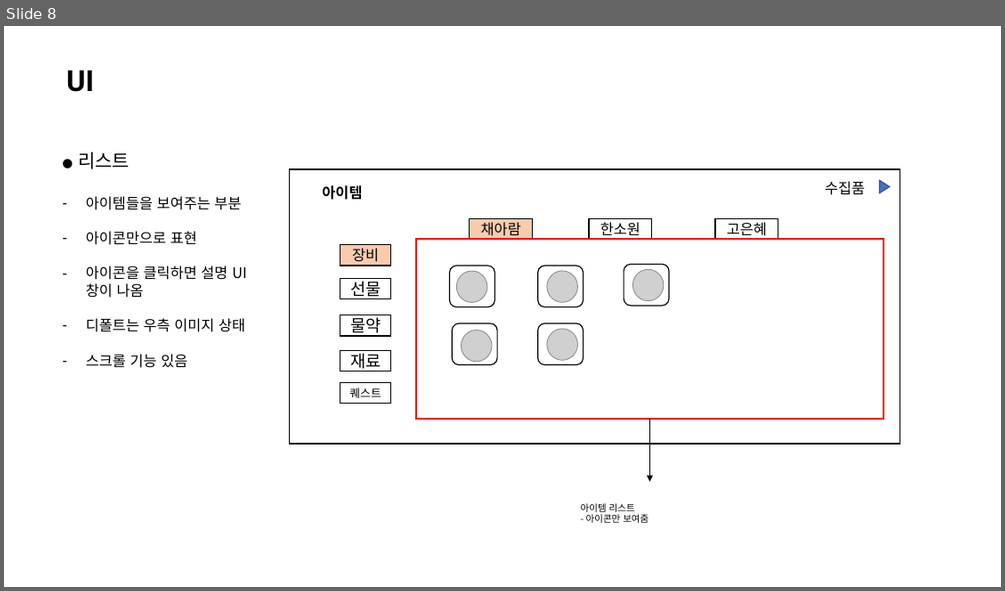
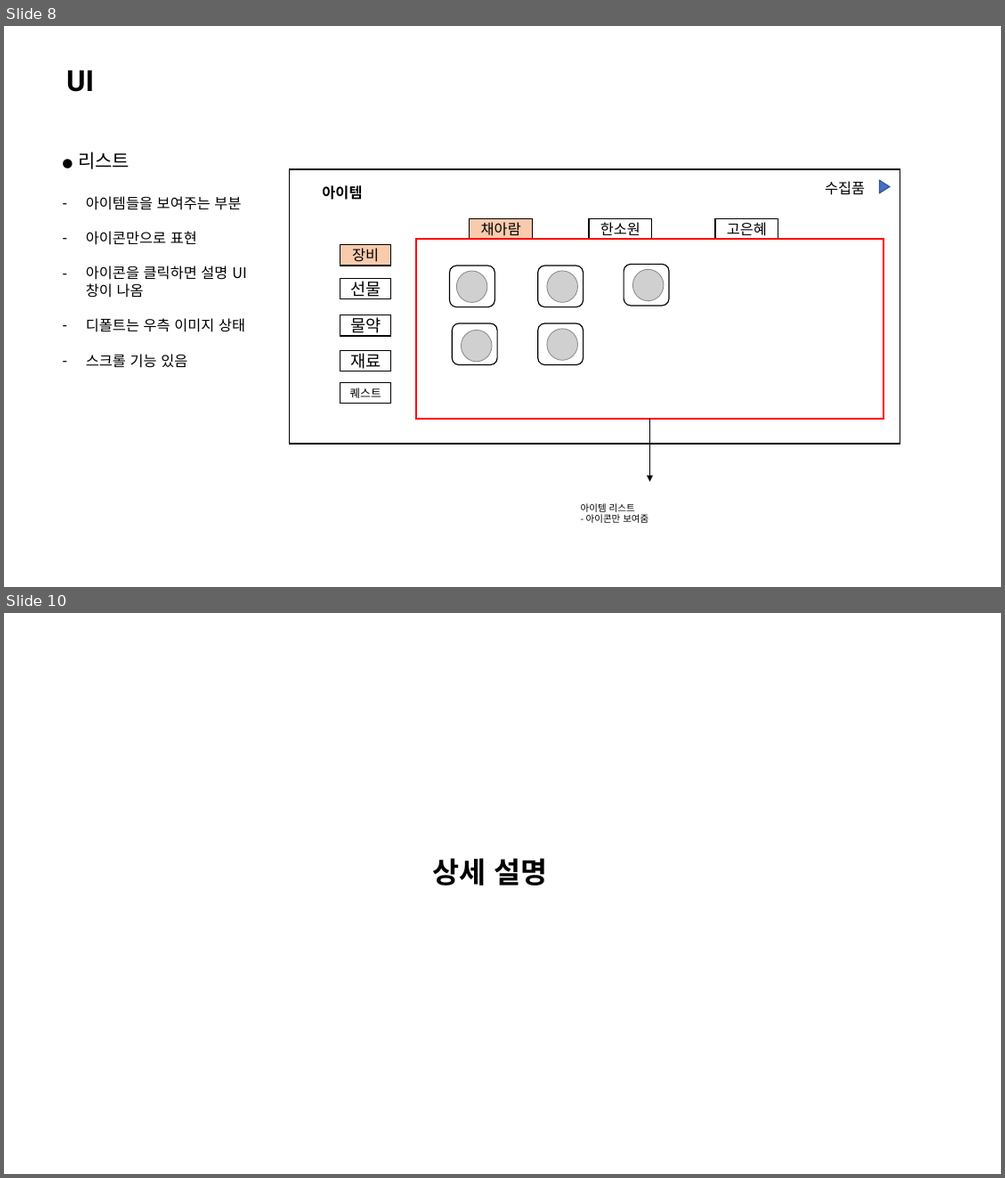
Before and after one commit to 223tt/Last-Night, a slide deck: 시스템/도감Ver.1.pptx. Shown one above the other, each under a label of ours: slide 8 before the commit, slides 8 and 10 after it; the slides between them are not shown. The pictures are 1005x591 and 1005x1178 pixels, drawn with LibreOffice and Linux fonts; fonts in the diff are those of the drawing; grey boxes stand for pictures. Boxes give left, top, right and bottom in pixels: in the first picture for what was removed or moved away, otherwise in the second. Text is boxed around its words. In the diff, an @@ line names an element or a change of style, - is before the commit and + after.

```diff
--- a/시스템/도감Ver.1.pptx
+++ b/시스템/도감Ver.1.pptx
@@ slide 10 added at bbox=[4, 613, 1001, 1174], background #FFFFFF @@
@@ text added at bbox=[432, 858, 547, 885], 28 pt, text #000000, bold @@
+상세 설명
```
Also in this commit, not shown: 4 slides changed, 5 other slides added, 4 other files.
